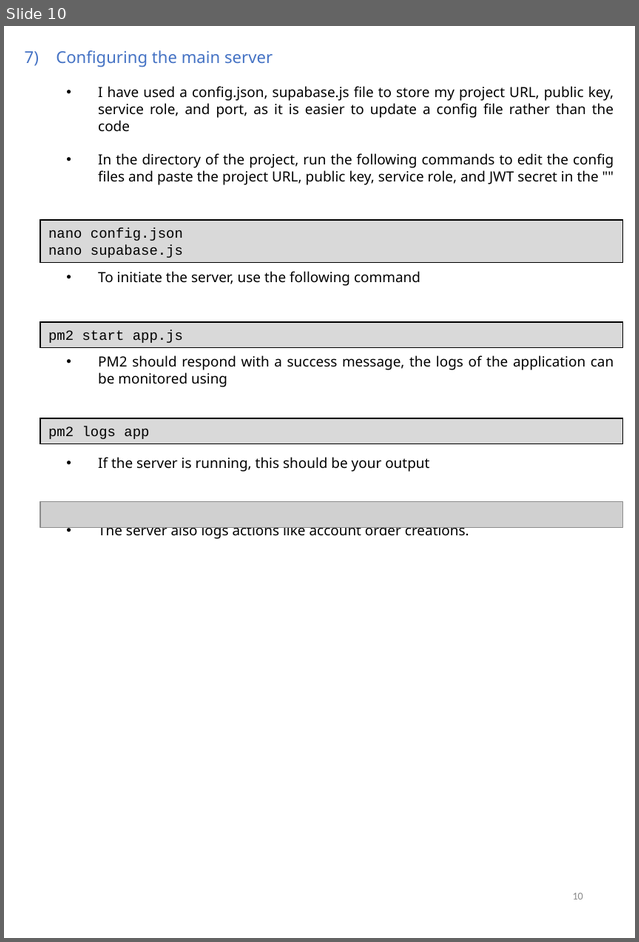
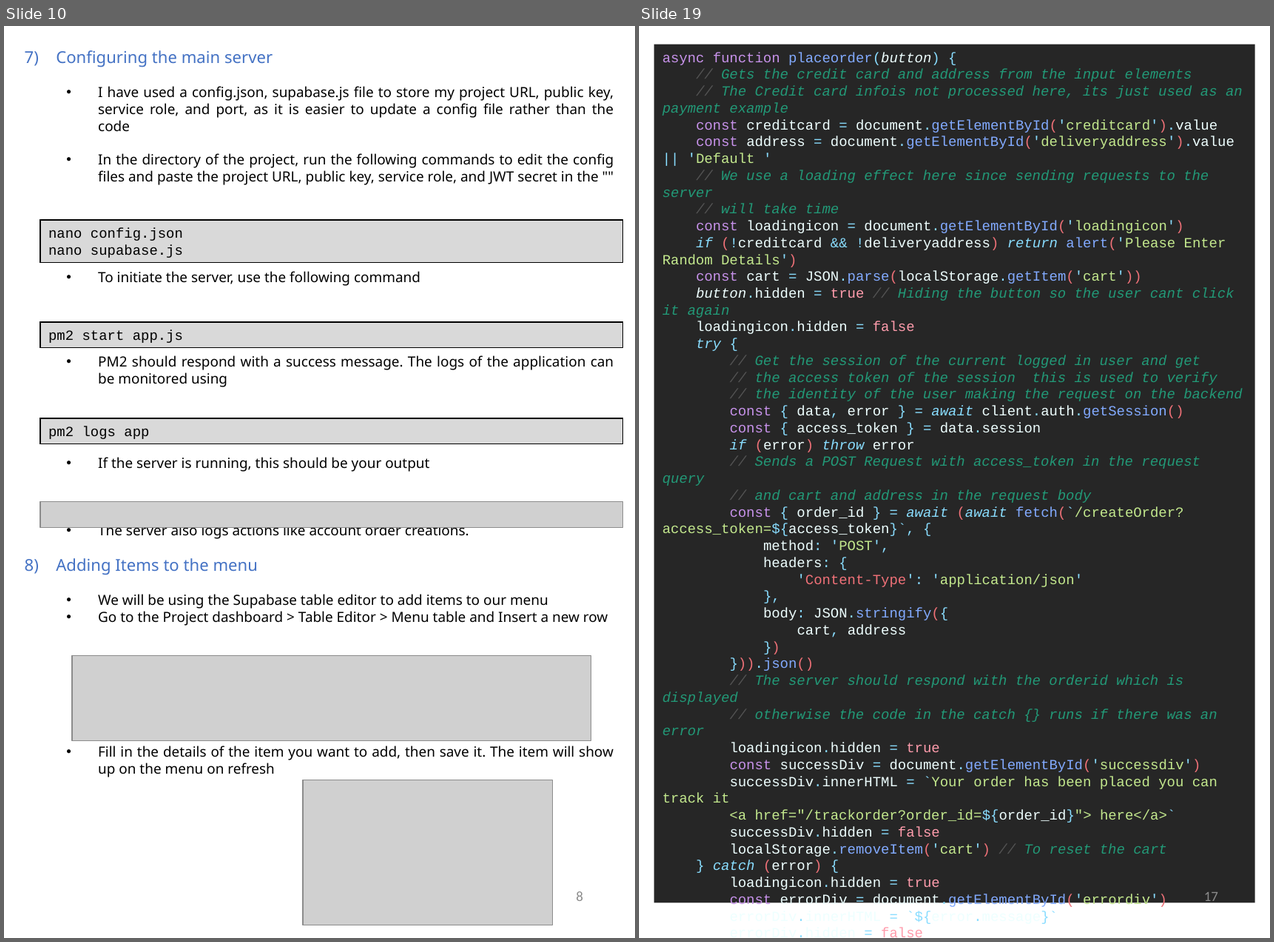
Before and after one commit to Agentgilspy/Food-Ordering-Website, a slide deck: ICT-171 Documentation.pptx. Shown side by side, each under a label of ours: slide 10 before the commit, slides 10 and 19 after it; the slides between them are not shown. The pictures are 639x942 and 1274x942 pixels, drawn with LibreOffice and Linux fonts; fonts in the diff are those of the drawing; grey boxes stand for pictures. Boxes give left, top, right and bottom in pixels: in the first picture for what was removed or moved away, otherwise in the second. Text is boxed around its words. In the diff, an @@ line names an element or a change of style, - is before the commit and + after.

Commit message:
Documentation and minor changes

```diff
--- a/ICT-171 Documentation.pptx
+++ b/ICT-171 Documentation.pptx
@@ slide 19 added at (x1=639, y1=26, x2=1270, y2=938), background #FFFFFF @@
@@ rectangle added at (x1=654, y1=44, x2=1255, y2=903), fill #262626, 12 pt, text #229977 @@
+async function placeorder(button) {
+// Gets the credit card and address from the input elements
+// The Credit card infois not processed here, its just used as an payment example
+const creditcard = document.getElementById('creditcard').value
+const address = document.getElementById('deliveryaddress').value || 'Default '
+// We use a loading effect here since sending requests to the server
+// will take time
+const loadingicon = document.getElementById('loadingicon')
+if (!creditcard && !deliveryaddress) return alert('Please Enter Random Details')
+const cart = JSON.parse(localStorage.getItem('cart'))
+button.hidden = true // Hiding the button so the user cant click it again
+loadingicon.hidden = false
+try {
+// Get the session of the current logged in user and get
+// the access token of the session this is used to verify
+// the identity of the user making the request on the backend
+const { data, error } = await client.auth.getSession()
+const { access_token } = data.session
+if (error) throw error
+// Sends a POST Request with access_token in the request query
+// and cart and address in the request body
+const { order_id } = await (await fetch(`/createOrder?access_token=${access_token}`, {
+method: 'POST',
+headers: {
+'Content-Type': 'application/json'
+},
+body: JSON.stringify({
+cart, address
+})
+})).json()
+// The server should respond with the orderid which is displayed
+// otherwise the code in the catch {} runs if there was an error
+loadingicon.hidden = true
+const successDiv = document.getElementById('successdiv')
+successDiv.innerHTML = `Your order has been placed you can track it
+<a href="/trackorder?order_id=${order_id}"> here</a>`
+successDiv.hidden = false
+localStorage.removeItem('cart') // To reset the cart
+} catch (error) {
+loadingicon.hidden = true
+const errorDiv = document.getElementById('errordiv')
+errorDiv.innerHTML = `${error.message}`
+errorDiv.hidden = false
+}
+}
@@ text added at (x1=1204, y1=892, x2=1218, y2=904), 12 pt, text #8C8C8C @@
+17
@@ page number added at (x1=1208, y1=892, x2=1218, y2=901), 9 pt, text #8C8C8C @@
+19
@@ slide 10 changed as well @@
@@ text at (x1=98, y1=355, x2=614, y2=387): text changed @@
-  • PM2 should respond with a success message, the logs of the application can be monitored using
+  • PM2 should respond with a success message. The logs of the application can be monitored using
@@ text at (x1=56, y1=558, x2=614, y2=777): paragraphs added @@
+8) Adding Items to the menu
+  • We will be using the Supabase table editor to add items to our menu
+  • Go to the Project dashboard > Table Editor > Menu table and Insert a new row
+  • Fill in the details of the item you want to add, then save it. The item will show up on the menu on refresh
@@ picture added at (x1=72, y1=656, x2=592, y2=741) @@
@@ picture added at (x1=303, y1=780, x2=553, y2=925) @@
@@ text added at (x1=576, y1=891, x2=583, y2=901), 12 pt, text #8C8C8C @@
+8
@@ page number removed at (x1=573, y1=893, x2=583, y2=899) @@
-10
```
Also in this commit, not shown: 9 other slides changed, 15 other slides added, 7 other files.
